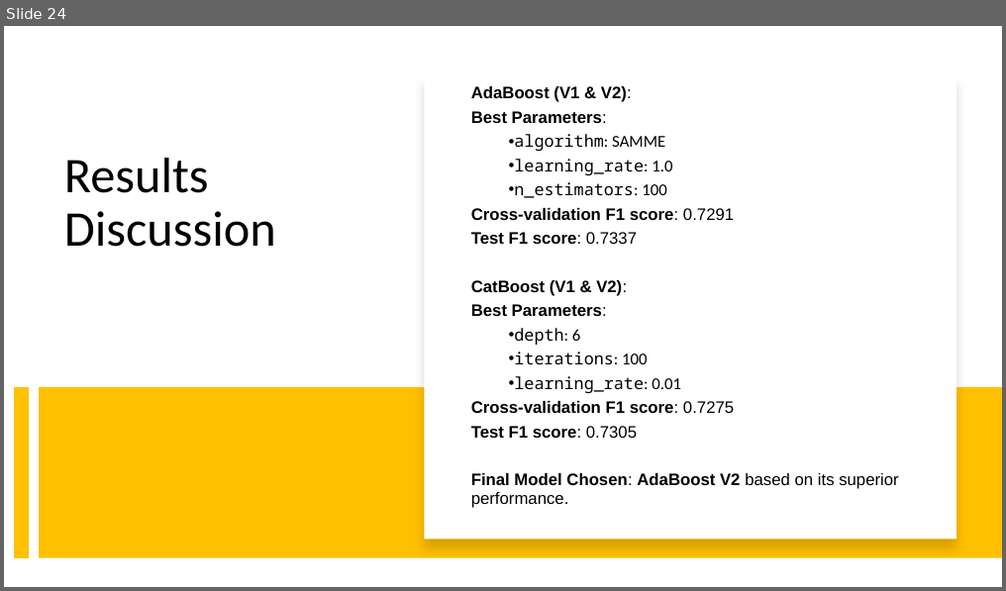
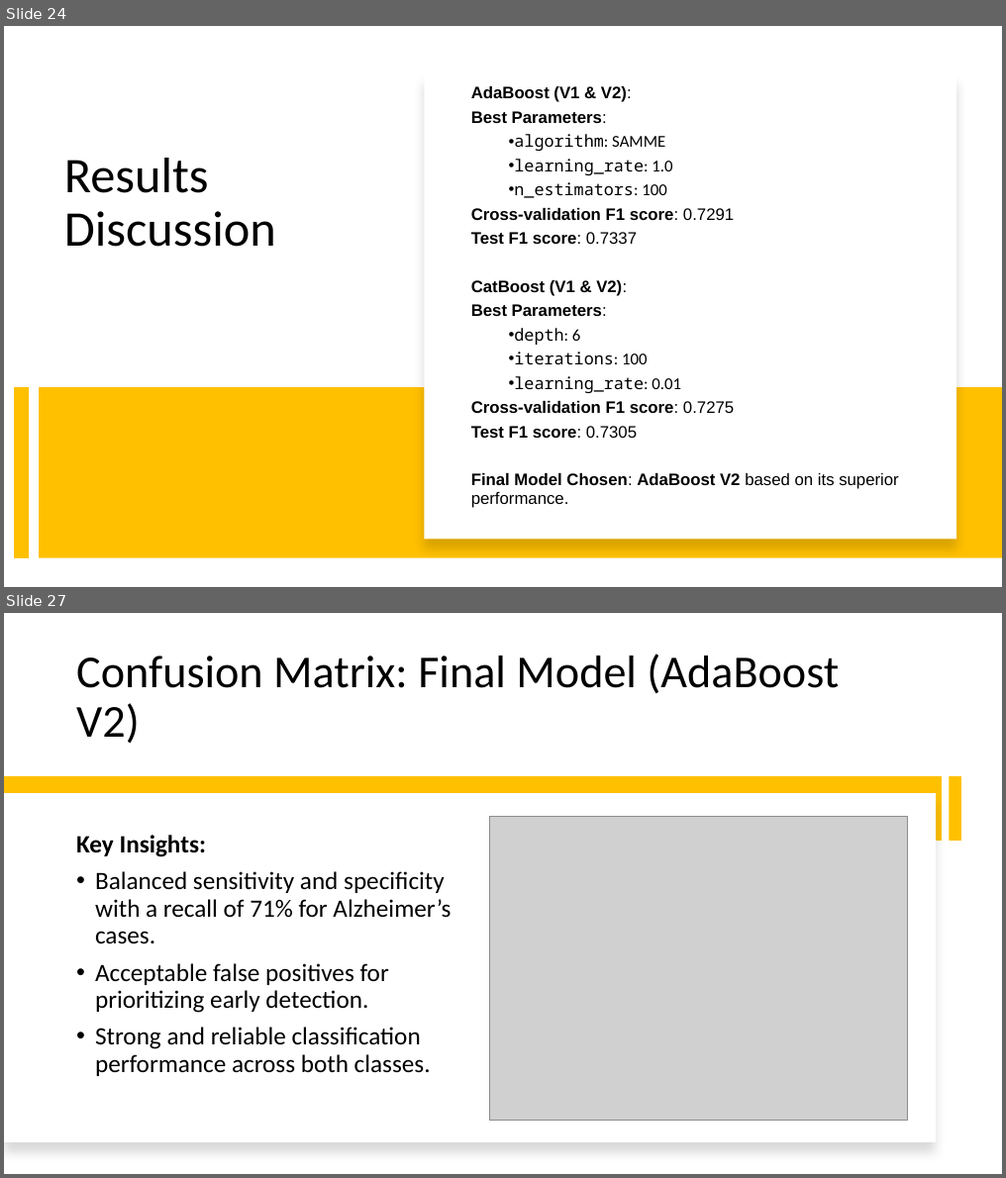
Before and after one commit to ileontios03/EPL448_Project, a slide deck: presentation.pptx. Shown one above the other, each under a label of ours: slide 24 before the commit, slides 24 and 27 after it; the slides between them are not shown. The pictures are 1006x591 and 1006x1178 pixels, drawn with LibreOffice and Linux fonts; fonts in the diff are those of the drawing; grey boxes stand for pictures. Boxes give left, top, right and bottom in pixels: in the first picture for what was removed or moved away, otherwise in the second. Text is boxed around its words. In the diff, an @@ line names an element or a change of style, - is before the commit and + after.

```diff
--- a/presentation.pptx
+++ b/presentation.pptx
@@ slide 27 added at [4,613,1002,1174], background #FFFFFF @@
@@ title added at [76,654,839,744], 44 pt, text #000000 @@
+Confusion Matrix: Final Model (AdaBoost V2)
@@ rectangle added at [4,777,943,841], fill #FFC000 @@
@@ rectangle added at [948,777,961,841], fill #FFC000 @@
@@ rectangle added at [4,793,936,1143], fill #FFFFFF @@
@@ picture added at [490,817,908,1121] @@
@@ text added at [76,835,450,1076], 24 pt, text #000000 @@
+Key Insights:
+• Balanced sensitivity and specificity with a recall of 71% for Alzheimer’s cases.
+• Acceptable false positives for prioritizing early detection.
+• Strong and reliable classification performance across both classes.
```
Also in this commit, not shown: 1 slide changed, 3 other slides added.
